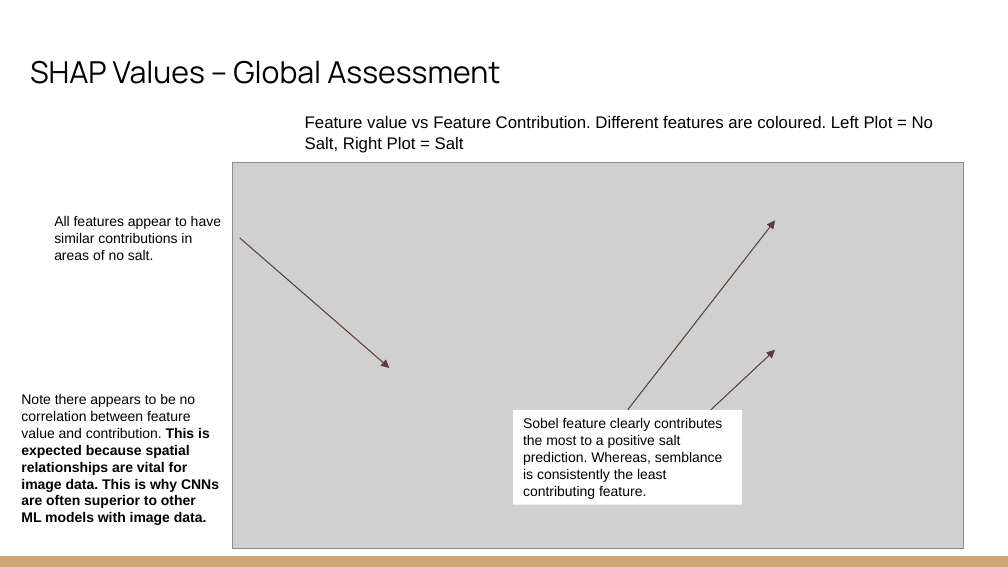
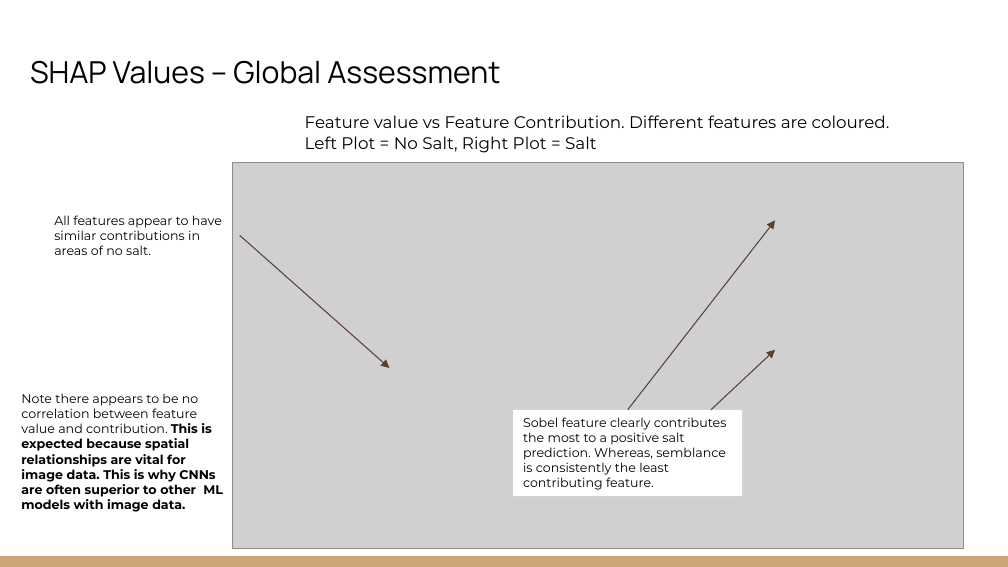
Before and after one commit to EdwinB12/Explainable-Christmas, a slide deck: slide 11 of Presentations/EAGE_Hackathon_2022_Explainable_Christmas-Concise.pptx. Drawn at 1008x567 pixels with LibreOffice and Linux fonts; fonts in the diff are those of the drawing; grey boxes stand for pictures. Boxes give left, top, right and bottom in pixels: in the first picture for what was removed or moved away, otherwise in the second. Text is boxed around its words. In the diff, an @@ line names an element or a change of style, - is before the commit and + after.

Commit message:
ppt edits

```diff
--- a/Presentations/EAGE_Hackathon_2022_Explainable_Christmas-Concise.pptx
+++ b/Presentations/EAGE_Hackathon_2022_Explainable_Christmas-Concise.pptx
@@ text at (305, 115, 890, 153): text changed; font Arial to Montserrat @@
-Feature value vs Feature Contribution. Different features are coloured. Left Plot = No Salt, Right Plot = Salt
+Feature value vs Feature Contribution. Different features are coloured.
+Left Plot = No Salt, Right Plot = Salt
@@ size 10 to 9 pt, font Arial to Montserrat in 3 elements at (54, 215, 222, 255), (513, 410, 742, 497), (21, 393, 223, 512) @@
@@ rectangle "Sobel feature clearly contributes the ...": place and size @@
-rectangle "Sobel feature clearly contributes the ..." at (513, 410, 742, 505)
+rectangle "Sobel feature clearly contributes the ..." at (513, 410, 742, 497)
```
Also in this commit, not shown: 7 other slides changed, 1 other file.
